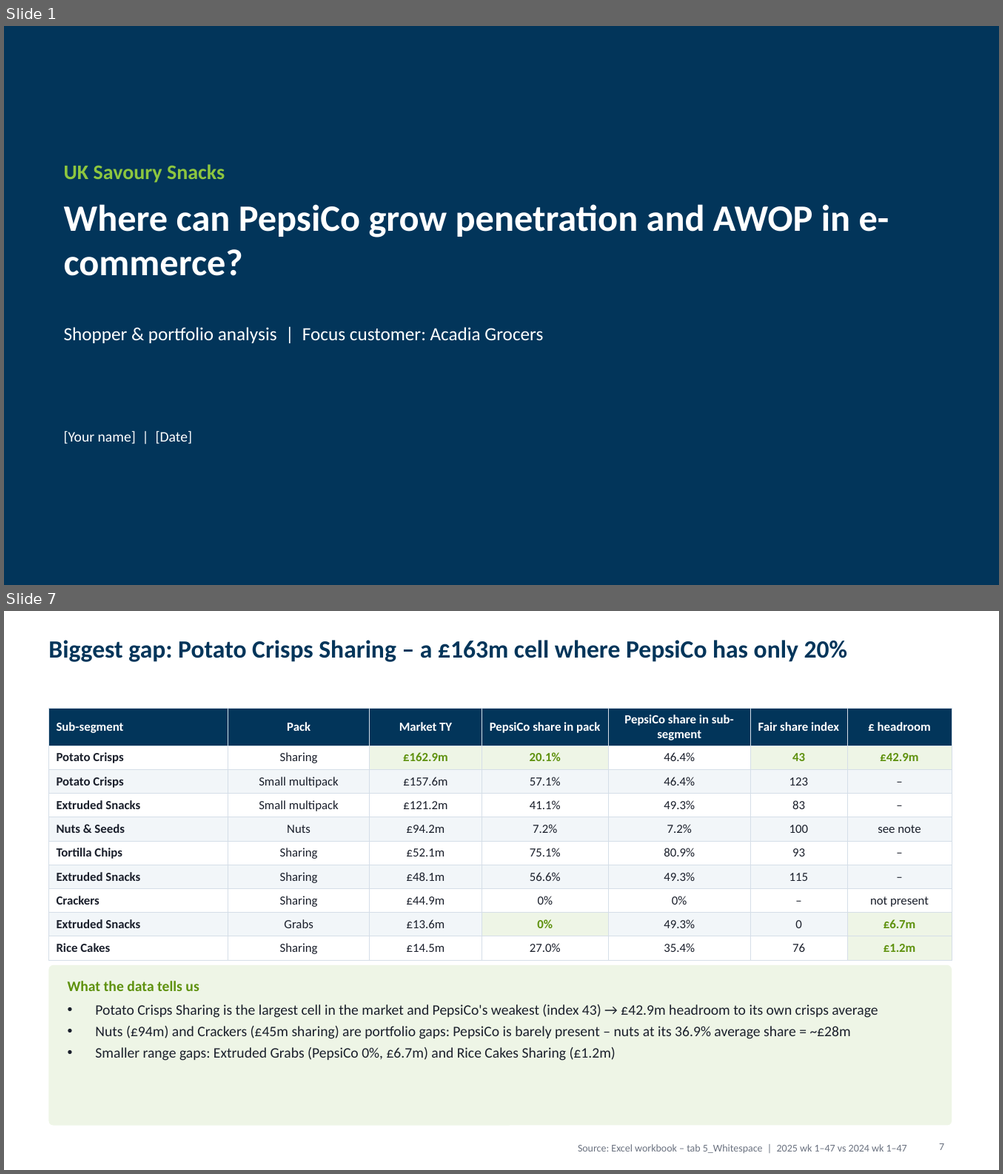
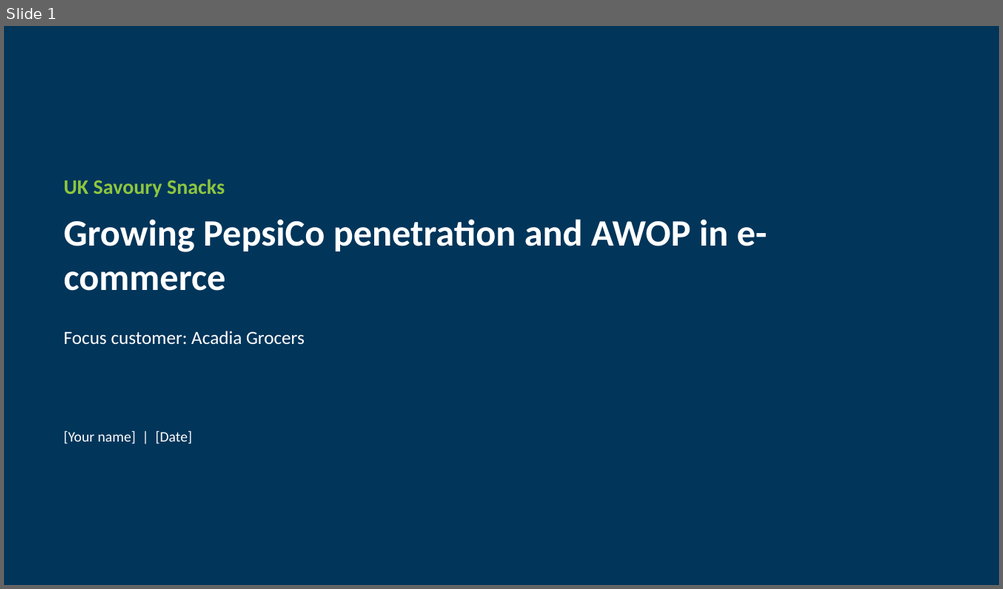
Before and after one commit to harshjunekumar/test-sample, a slide deck: case_study/PepsiCo_Savoury_Case_Study_Deck.pptx. Shown one above the other, each under a label of ours: slides 1 and 7 before the commit, slide 1 after it; the slides between them are not shown. The pictures are 1003x1174 and 1003x589 pixels, drawn with LibreOffice and Linux fonts; fonts in the diff are those of the drawing. Boxes give left, top, right and bottom in pixels: in the first picture for what was removed or moved away, otherwise in the second. Text is boxed around its words. In the diff, an @@ line names an element or a change of style, - is before the commit and + after.

```diff
--- a/case_study/PepsiCo_Savoury_Case_Study_Deck.pptx
+++ b/case_study/PepsiCo_Savoury_Case_Study_Deck.pptx
@@ slide 7 removed at (x1=4, y1=611, x2=999, y2=1170), background #FFFFFF @@
@@ title removed at (x1=48, y1=640, x2=848, y2=662) @@
-Biggest gap: Potato Crisps Sharing – a £163m cell where PepsiCo has only 20%
@@ table removed at (x1=48, y1=708, x2=951, y2=957), 10 rows, 7 columns @@
-Sub-segment | Pack | Market TY | PepsiCo share in pack | PepsiCo share in sub-segment | Fair share index | £ headroom
-Potato Crisps | Sharing | £162.9m | 20.1% | 46.4% | 43 | £42.9m
-Potato Crisps | Small multipack | £157.6m | 57.1% | 46.4% | 123 | –
-Extruded Snacks | Small multipack | £121.2m | 41.1% | 49.3% | 83 | –
-Nuts & Seeds | Nuts | £94.2m | 7.2% | 7.2% | 100 | see note
-Tortilla Chips | Sharing | £52.1m | 75.1% | 80.9% | 93 | –
-Extruded Snacks | Sharing | £48.1m | 56.6% | 49.3% | 115 | –
-Crackers | Sharing | £44.9m | 0% | 0% | – | not present
-Extruded Snacks | Grabs | £13.6m | 0% | 49.3% | 0 | £6.7m
-Rice Cakes | Sharing | £14.5m | 27.0% | 35.4% | 76 | £1.2m
@@ rounded rectangle removed at (x1=48, y1=965, x2=951, y2=1126) @@
@@ text removed at (x1=68, y1=981, x2=199, y2=991) @@
-What the data tells us
@@ text removed at (x1=95, y1=1005, x2=877, y2=1061) @@
-• Potato Crisps Sharing is the largest cell in the market and PepsiCo's weakest (index 43) → £42.9m headroom to its own crisps average
-• Nuts (£94m) and Crackers (£45m sharing) are portfolio gaps: PepsiCo is barely present – nuts at its 36.9% average share = ~£28m
-• Smaller range gaps: Extruded Grabs (PepsiCo 0%, £6.7m) and Rice Cakes Sharing (£1.2m)
@@ text removed at (x1=578, y1=1145, x2=907, y2=1153) @@
-Source: Excel workbook – tab 5_Whitespace | 2025 wk 1–47 vs 2024 wk 1–47
@@ page number removed at (x1=939, y1=1144, x2=944, y2=1150) @@
-7
@@ slide 1 changed as well @@
@@ text "UK Savoury Snacks" moved from (x1=64, y1=164, x2=225, y2=183) to (x1=64, y1=179, x2=225, y2=198) @@
@@ text at (x1=64, y1=219, x2=767, y2=291): text changed @@
-Where can PepsiCo grow penetration and AWOP in e-commerce?
+Growing PepsiCo penetration and AWOP in e-commerce
@@ text at (x1=64, y1=331, x2=304, y2=345): text changed @@
-Shopper & portfolio analysis | Focus customer: Acadia Grocers
+Focus customer: Acadia Grocers
```
Also in this commit, not shown: 5 other slides changed, 5 slides added, 4 other slides removed.
